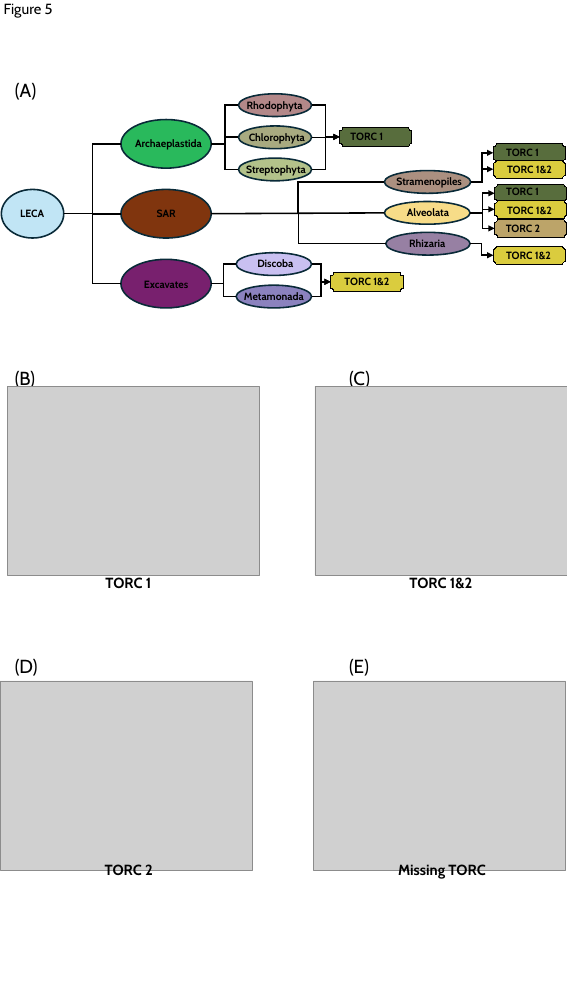
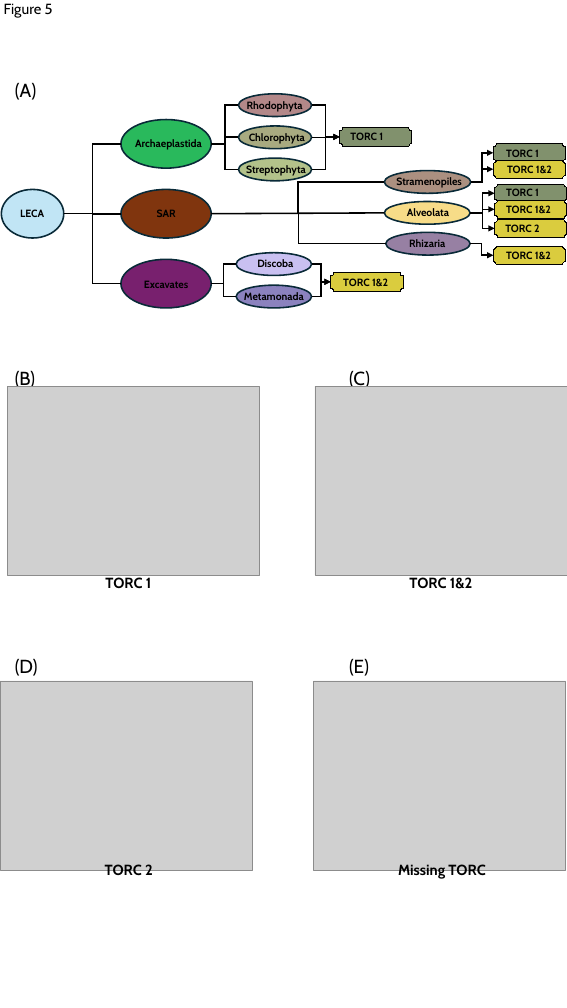
Before and after one commit to Dellaraam/TOR_phylogenetics, a slide deck: slide 2 of Images/Figures_To_Review/Portrait_Final_Figures.pptx. Drawn at 567x1008 pixels with LibreOffice and Linux fonts; fonts in the diff are those of the drawing; grey boxes stand for pictures. Boxes give left, top, right and bottom in pixels: in the first picture for what was removed or moved away, otherwise in the second. Text is boxed around its words. In the diff, an @@ line names an element or a change of style, - is before the commit and + after.

```diff
--- a/Images/Figures_To_Review/Portrait_Final_Figures.pptx
+++ b/Images/Figures_To_Review/Portrait_Final_Figures.pptx
@@ fill #586D3D to #586D3D at 75% opacity in 3 elements at (493, 144, 565, 162), (494, 184, 567, 203), (339, 128, 412, 146) @@
@@ plaque at (494, 219, 567, 237): fill #BCA469 to #DACC3E @@
```
Also in this commit, not shown: 1 other slide changed, 3 slides removed, 9 other files.
